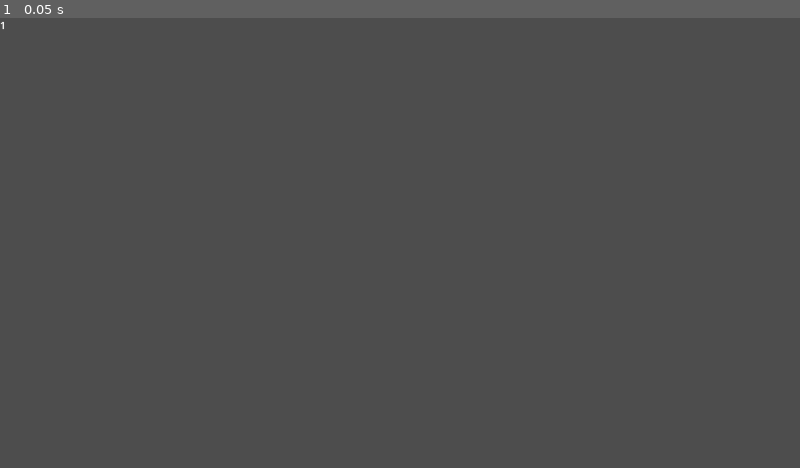
Above: before the commit, frame 1.
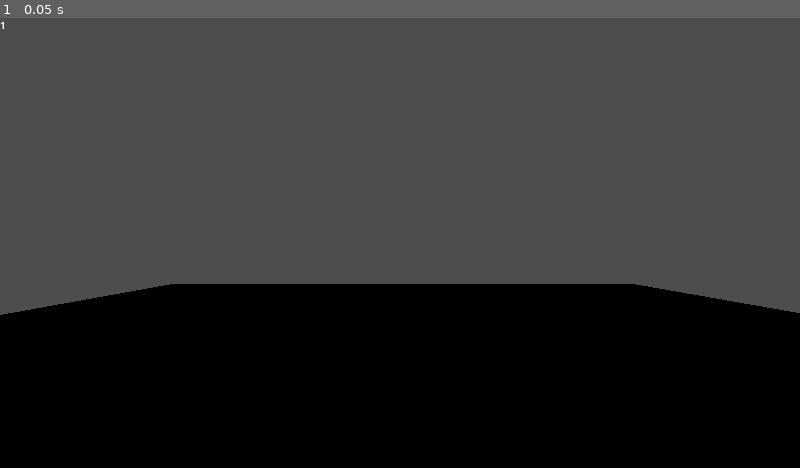
Above: after the commit, the same moment.

Repository: Triple-B-Org/BBB-Game-Jam-2024
Game: Godot game, scene res://scenes/main.tscn
The game is run twice, just before and just after one commit, with the same random seed, the same clock (stepped at 60 frames per second) and the same inputs.
Inputs:
- Up to frame 1 (0.05 s): no input

The runs differ from the first frame. In frame 1, 39% of the frame differs, in the area x 0-100%, y 59-100%.

Commit message:
Added floor and camera

Diff:
--- a/scenes/main.tscn
+++ b/scenes/main.tscn
@@ -1,10 +1,24 @@
-[gd_scene load_steps=2 format=3 uid="uid://wsxrbsbbsvsj"]
+[gd_scene load_steps=4 format=3 uid="uid://wsxrbsbbsvsj"]
 
 [ext_resource type="Script" path="res://scripts/FPS_Counter.gd" id="1_g8k3l"]
+[ext_resource type="Script" path="res://scripts/Game_Loop.gd" id="1_mgt5c"]
+
+[sub_resource type="PlaneMesh" id="PlaneMesh_hikpt"]
 
 [node name="main" type="Node3D"]
+script = ExtResource("1_mgt5c")
 
 [node name="FPS_Counter" type="Label" parent="."]
 offset_right = 40.0
 offset_bottom = 23.0
 script = ExtResource("1_g8k3l")
+
+[node name="Camera3D" type="Camera3D" parent="."]
+transform = Transform3D(1, 0, 0, 0, 1, 0, 0, 0, 1, -0.0100236, 1.98277, 3.02044)
+
+[node name="StaticBody3D" type="StaticBody3D" parent="."]
+transform = Transform3D(10, 0, 0, 0, 10, 0, 0, 0, 10, 0, 0, 0)
+
+[node name="MeshInstance3D" type="MeshInstance3D" parent="StaticBody3D"]
+transform = Transform3D(1, 0, 0, 0, 1, 0, 0, 0, 1, 0.0113888, 0.020443, 0.0440741)
+mesh = SubResource("PlaneMesh_hikpt")
